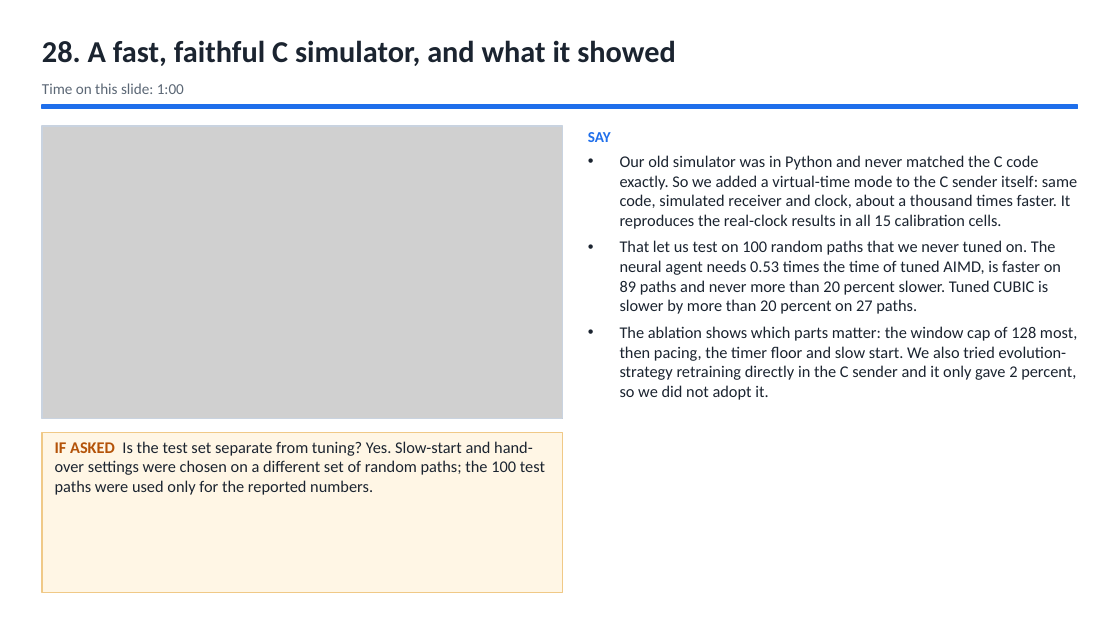
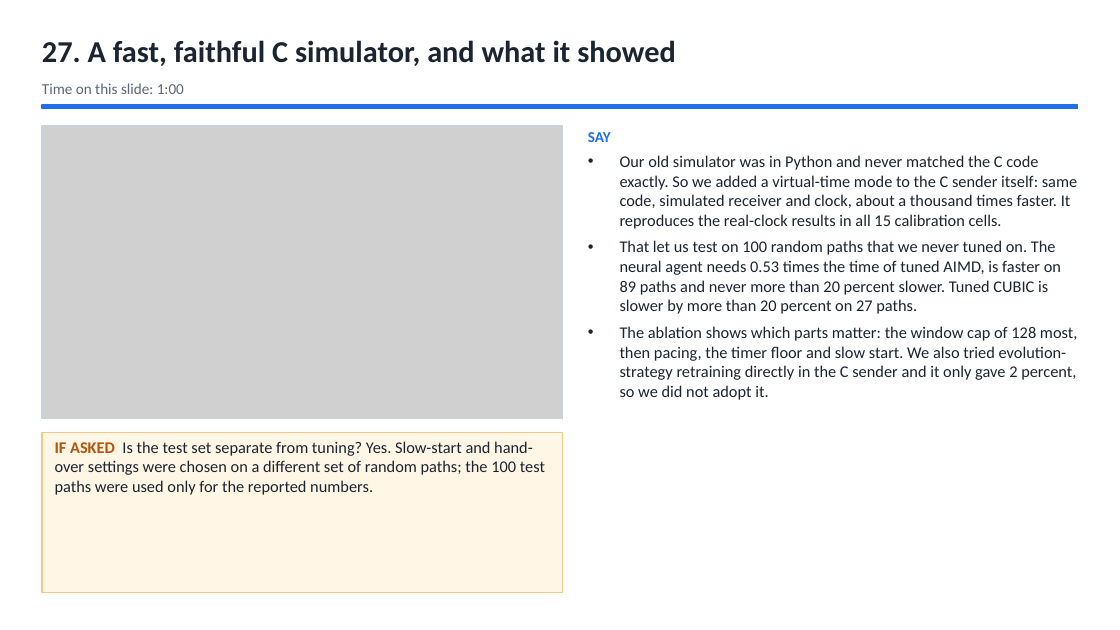
Before and after one commit to Capsturrrr/REPLIC, a slide deck: slide 29 of docs/final/RUDP_Host_Guide.pptx (slide 30 before the commit). Drawn at 1120x630 pixels with LibreOffice and Linux fonts; fonts in the diff are those of the drawing; grey boxes stand for pictures. Boxes give left, top, right and bottom in pixels: in the first picture for what was removed or moved away, otherwise in the second. Text is boxed around its words. In the diff, an @@ line names an element or a change of style, - is before the commit and + after.

```diff
--- a/docs/final/RUDP_Host_Guide.pptx
+++ b/docs/final/RUDP_Host_Guide.pptx
@@ text at <box>42,40,676,66</box>: text changed @@
-28. A fast, faithful C simulator, and what it showed
+27. A fast, faithful C simulator, and what it showed
```
Also in this commit, not shown: 36 other slides changed, 3 slides added, 6 other files.
